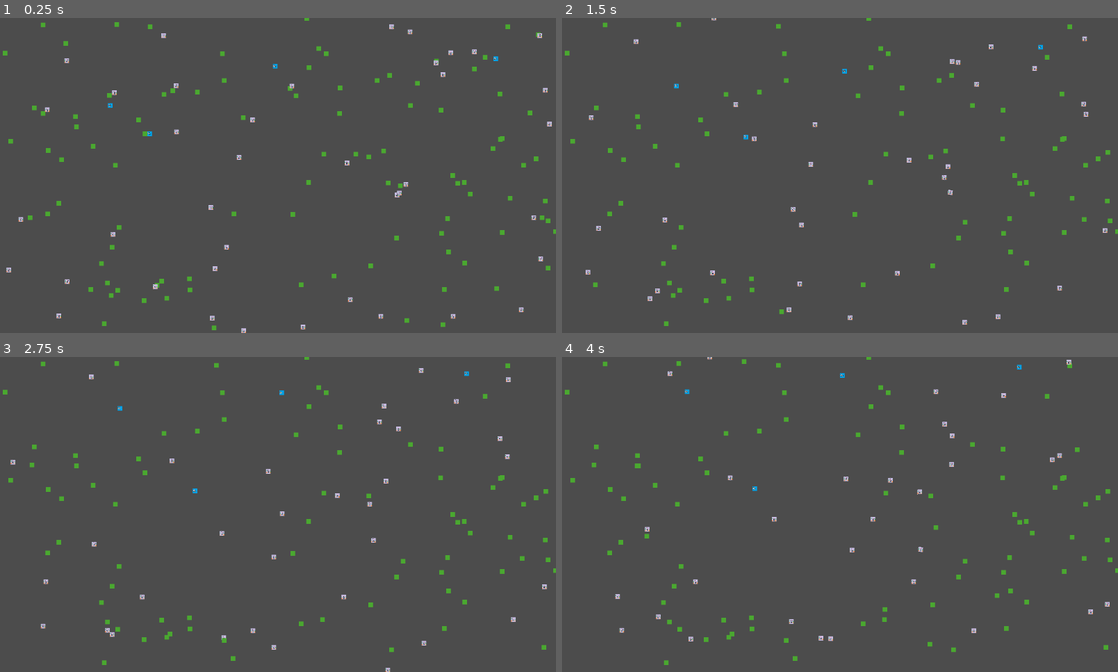
Above: before the commit, frames 1-4 (two rows, left to right).
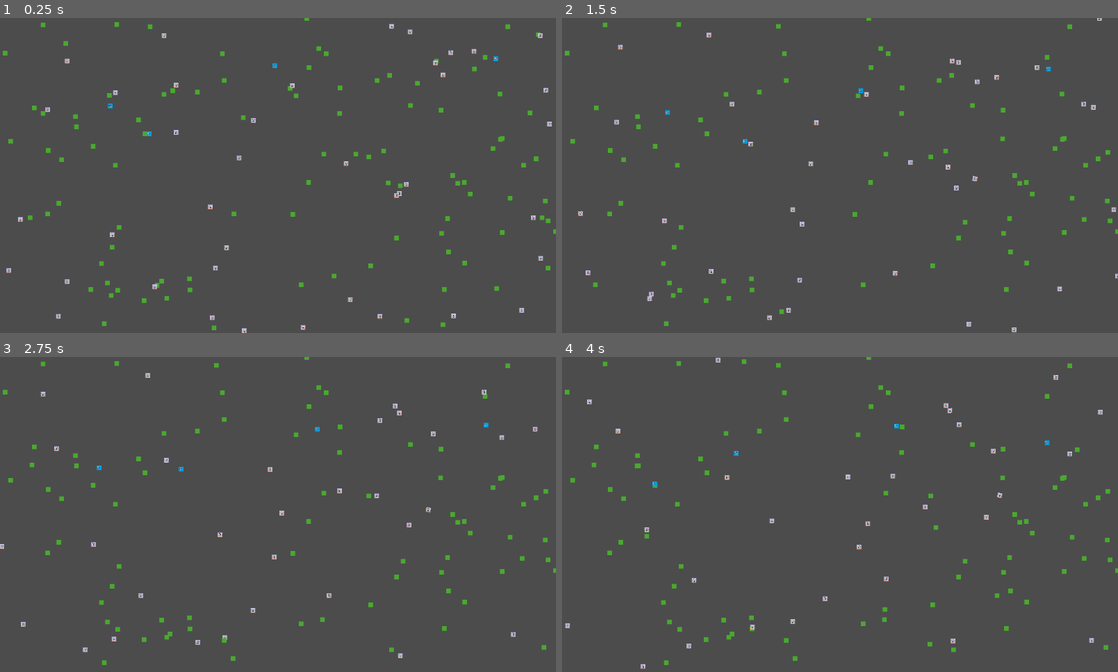
Above: after the commit, the same moments.

Repository: Unrimah/petri_cup
Game: Godot game, scene res://Node2D.tscn
The game is run twice, just before and just after one commit, with the same random seed, the same clock (stepped at 60 frames per second) and the same inputs.
Inputs:
- Up to frame 1 (0.25 s): no input
- Up to frame 2 (1.5 s): no input
- Up to frame 3 (2.75 s): no input
- Up to frame 4 (4 s): no input

The runs differ from the first frame. In frame 1, 0.5% of the frame differs, in the area x 1-100%, y 1-100%; in frame 2, 0.8%; in frame 3, 0.9%; in frame 4, 0.9%, in the area x 0-99%, y 0-100%.

Commit message:
Made consumption and timers

Diff:
--- a/Animal.gd
+++ b/Animal.gd
@@ -11,6 +11,11 @@
 var SPEED_RUN
 var SPEED_WALK
 var SPEED_CRAWL
+var CONSUMPTION_RUN
+var CONSUMPTION_WALK
+var CONSUMPTION_CRAWL
+var CONSUMPTION_IDLE
+var CONSUMPTION_SLEEP
 var SEARCH_RANGE
 var EATING_DISTANCE
 var COPULATING_DISTANCE
@@ -39,16 +44,17 @@
 # Called when the node enters the scene tree for the first time.
 func _ready():
 	_init_animal()
-	health = HUNGRY_HEALTH
-	copulation_timer = COPULATION_PERIOD
-	life_timer = LIFE_PERIOD
+	FPS = get_node("..").FPS
+	health = HUNGRY_HEALTH * FPS
+	copulation_timer = COPULATION_PERIOD *FPS
+	life_timer = LIFE_PERIOD * FPS
 	X_RES = get_node("..").X_RES
 	Y_RES = get_node("..").Y_RES
-	FPS = get_node("..").FPS
+	walk_position = Vector2(0, 0)
 
 # Called every frame. 'delta' is the elapsed time since the previous frame.
 func _process(delta):
-	match select_action():
+	match select_action(delta):
 		ACT.WALK:
 			animal_walk(delta)
 		ACT.COPULATE:
@@ -64,16 +70,15 @@
 func flush_walk_position():
 	walk_position = Vector2(0, 0)
 
-func select_action():
-	life_timer -= 1
+func select_action(delta):
+	life_timer -= FPS * delta
 	if life_timer == 0:
 		return ACT.DIE
-	health -= 1
 	if copulation_timer > 0:
 		copulation_timer -= 1
-	elif health >= FUCKING_HEALTH:
+	elif health >= FUCKING_HEALTH * FPS:
 		return ACT.COPULATE
-	if health >= HUNGRY_HEALTH:
+	if health >= HUNGRY_HEALTH * FPS:
 		return ACT.WALK
 	if health <  1:
 		return ACT.DIE
@@ -85,6 +90,9 @@
 	var distance = SEARCH_RANGE
 	var direction
 	var TARGET
+
+	health -= CONSUMPTION_RUN * delta
+
 	for food in food_list:
 		var food_distance = self.position.distance_to(food.position)
 		if distance > food_distance:
@@ -105,6 +113,9 @@
 	var distance = SEARCH_RANGE
 	var direction
 	var TARGET
+
+	health -= CONSUMPTION_RUN * delta
+
 	var animals_in_range = 1
 	for animal in animals_list:
 		if animal.get_instance_id() == self.get_instance_id():
@@ -128,6 +139,7 @@
 	global_translate(direction)
 
 func animal_walk(delta):
+	health -= CONSUMPTION_WALK * delta
 	if (self.position.distance_to(walk_position) < 2):
 		flush_walk_position()
 	if (walk_position == Vector2(0, 0)):
@@ -143,8 +155,8 @@
 
 func animal_eat(food):
 	health += food.BASE_HEALTH + food.health
-	if health > MAX_HEALTH:
-		health = MAX_HEALTH
+	if health > MAX_HEALTH * FPS:
+		health = MAX_HEALTH * FPS
 	food.queue_free()
 
 func _create_new_animal(position):
@@ -153,10 +165,10 @@
 func animal_copulate(animal):
 	if animal.copulation_timer > 0:
 		return
-	copulation_timer = COPULATION_PERIOD
-	health -= COPULATION_LOSS
-	animal.copulation_timer = COPULATION_PERIOD
-	animal.health -= COPULATION_LOSS
+	copulation_timer = COPULATION_PERIOD * FPS
+	health -= COPULATION_LOSS * FPS
+	animal.copulation_timer = COPULATION_PERIOD * FPS
+	animal.health -= COPULATION_LOSS * FPS
 	_create_new_animal(self.position)
 
 func set_place(x, y):
--- a/Rabbit1.tscn
+++ b/Rabbit1.tscn
@@ -9,13 +9,15 @@
 	add_to_group(\"rabbits\")
 
 func _init_animal():
-	MAX_HEALTH = 800
+	MAX_HEALTH = 15
 	BASE_HEALTH = MAX_HEALTH / 2
-	FUCKING_HEALTH = 500
-	HUNGRY_HEALTH = 300
+	FUCKING_HEALTH = 10
+	HUNGRY_HEALTH = 5
 	SPEED_RUN = 60
 	SPEED_WALK = 30
 	SPEED_CRAWL = 10
+	CONSUMPTION_RUN = 60
+	CONSUMPTION_WALK = 30
 	SEARCH_RANGE = 300
 	EATING_DISTANCE = 1
 	COPULATING_DISTANCE = 10
--- a/Wolf1.tscn
+++ b/Wolf1.tscn
@@ -9,14 +9,16 @@
 	add_to_group(\"wolves\")
 
 func _init_animal():
-	MAX_HEALTH = 1500
+	MAX_HEALTH = 25
 	BASE_HEALTH = MAX_HEALTH / 2
-	FUCKING_HEALTH = 900
-	HUNGRY_HEALTH = 500
+	FUCKING_HEALTH = 15
+	HUNGRY_HEALTH = 10
 	SPEED_RUN = 60
 	SPEED_WALK = 30
 	SPEED_CRAWL = 10
 	SEARCH_RANGE = 400
+	CONSUMPTION_RUN = 60
+	CONSUMPTION_WALK = 30
 	EATING_DISTANCE = 10
 	COPULATING_DISTANCE = 10
 	COPULATION_LOSS = HUNGRY_HEALTH / 2
